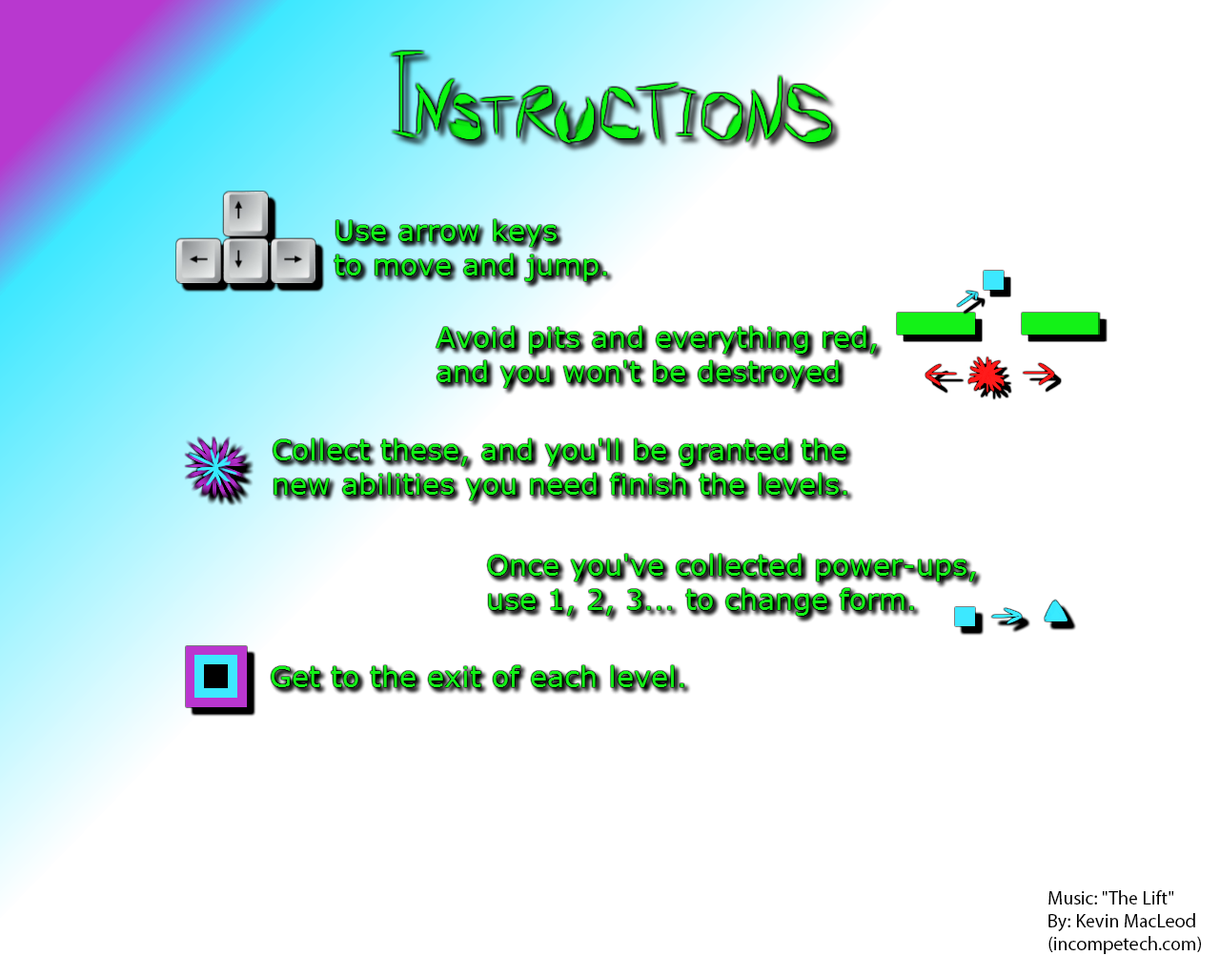
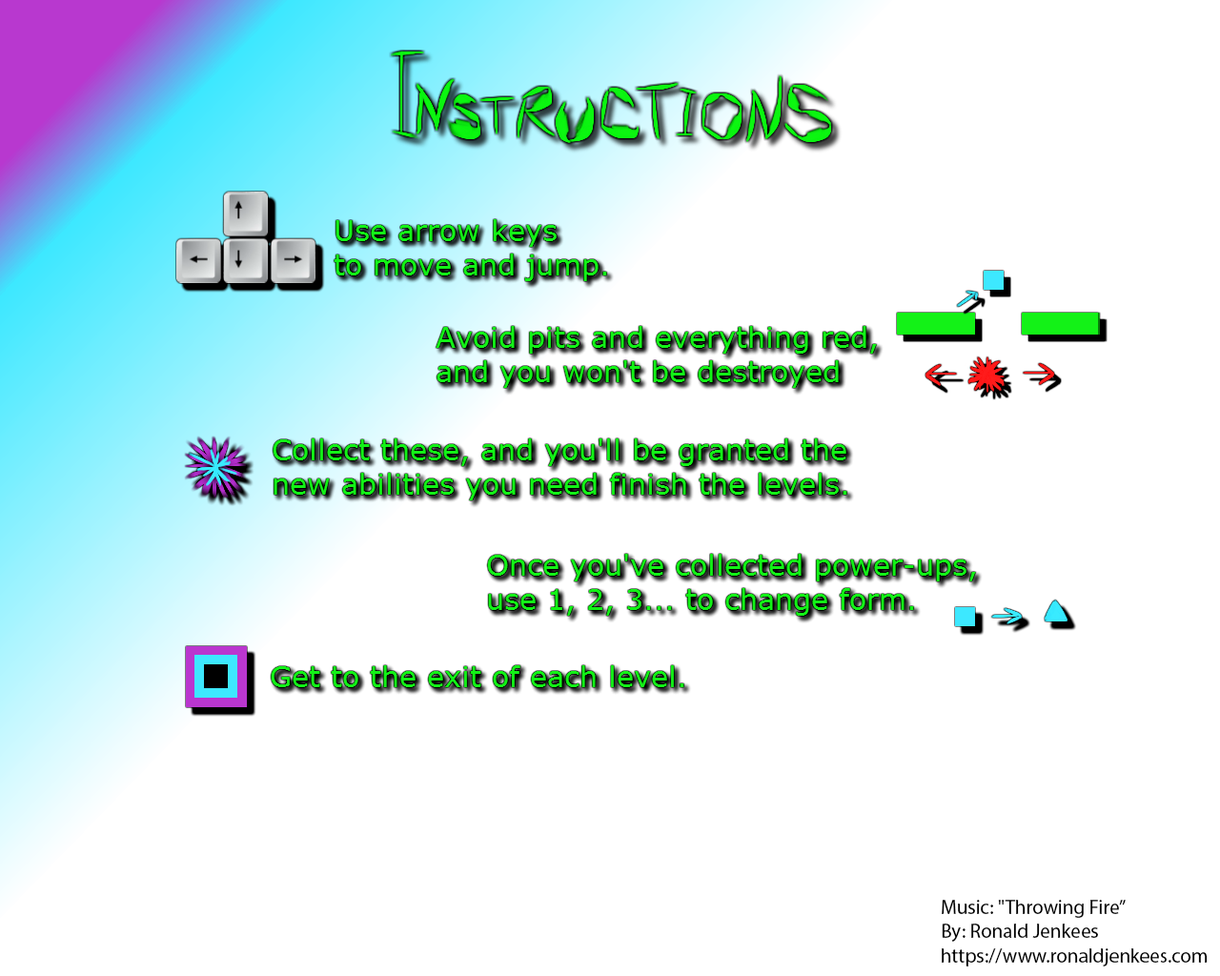
Revision of a layered 1220 x 976 image; what changed, layer by layer:
renamed "Music: 'The Lift' By: Kevin MacLeod (incompetech.com)" to "Music: 'Throwing Fire” By: Ronald Jenkees https://www.ronaldj", painted on it over [941, 890, 1208, 967]
